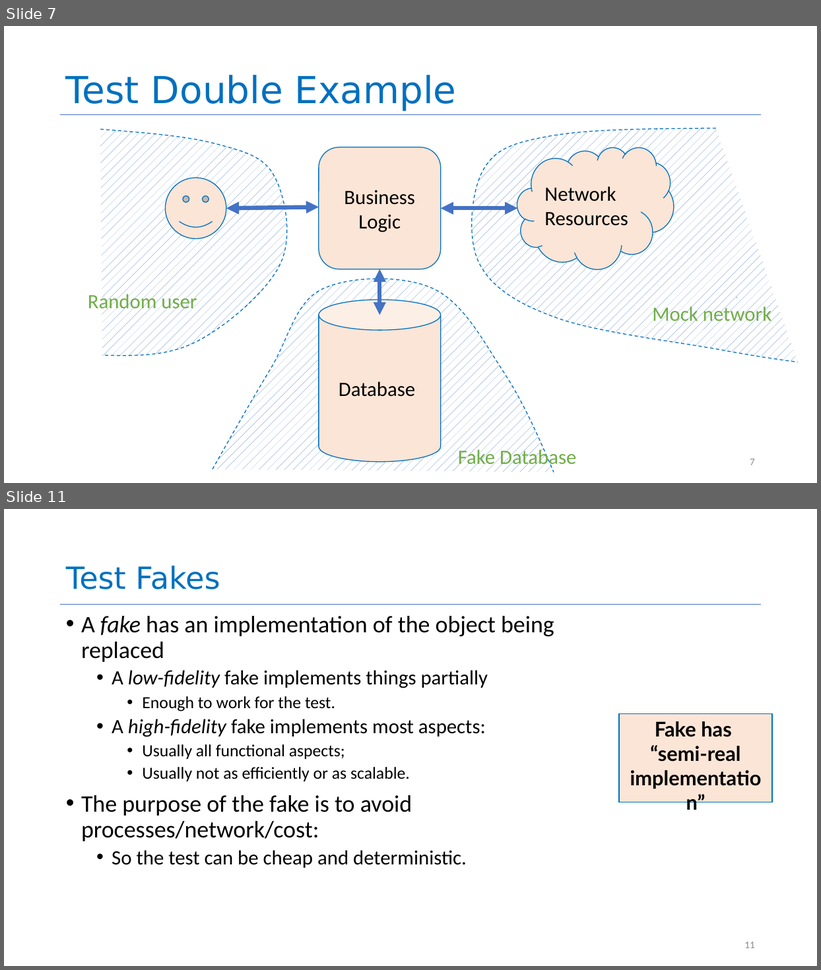
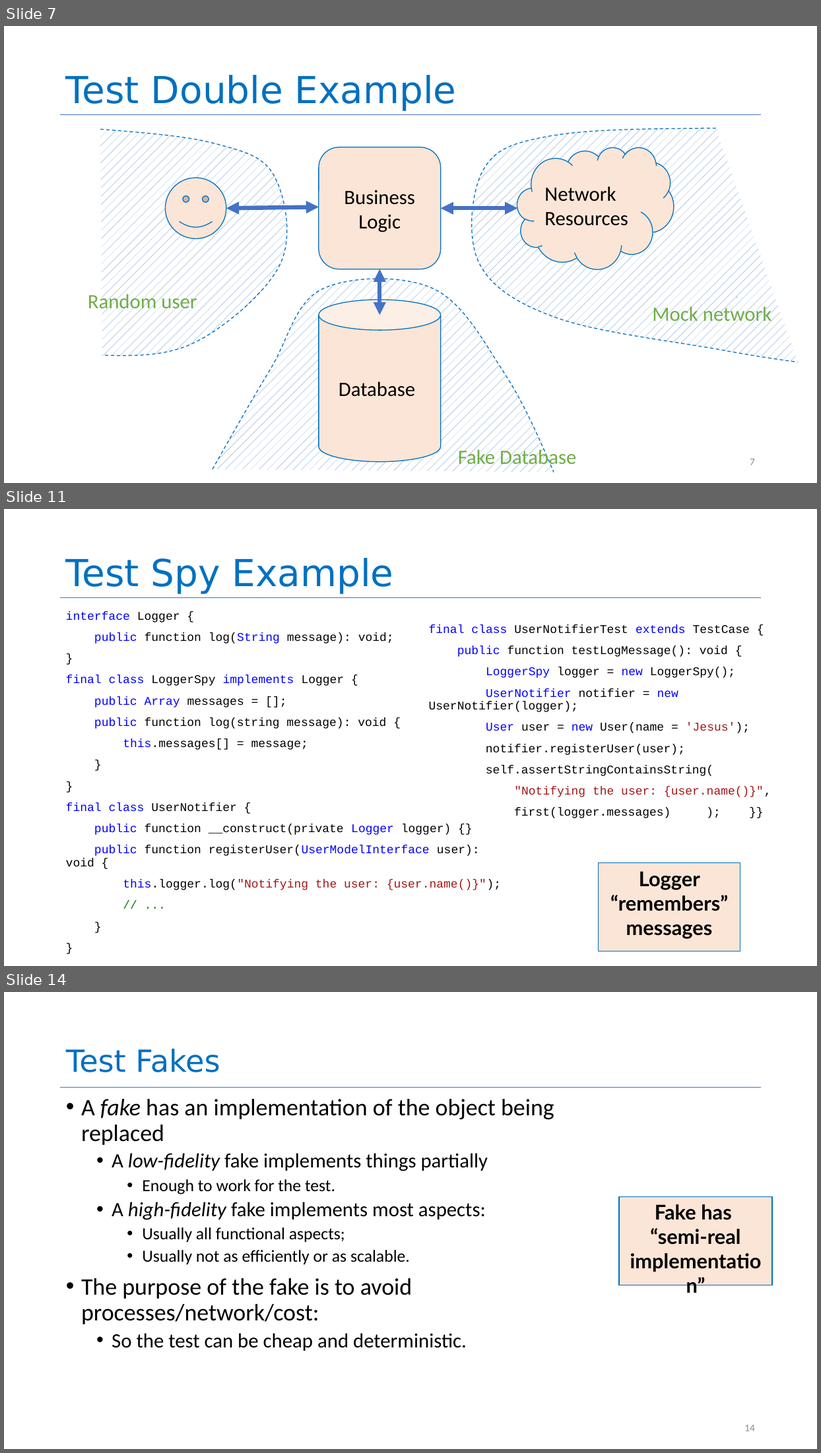
Before and after one commit to neu-se/CS4530-Spring-2022, a slide deck: Slides/Lesson 5.3 Testing Systems.pptx. Shown one above the other, each under a label of ours: slides 7 and 11 before the commit, slides 7, 11 and 14 after it; the slides between them are not shown. The pictures are 821x970 and 821x1453 pixels, drawn with LibreOffice and Linux fonts; fonts in the diff are those of the drawing. Boxes give left, top, right and bottom in pixels: in the first picture for what was removed or moved away, otherwise in the second. Text is boxed around its words. In the diff, an @@ line names an element or a change of style, - is before the commit and + after.

```diff
--- a/Slides/Lesson 5.3 Testing Systems.pptx
+++ b/Slides/Lesson 5.3 Testing Systems.pptx
@@ slide 11 added at (4, 509, 817, 966), background #FFFFFF; not listed: 1 template element that a slide beside it also shows @@
@@ title added at (66, 558, 394, 594), 44 pt, text #0070C0 @@
+Test Spy Example
@@ text added at (66, 611, 501, 890), 14 pt, text #000000 @@
+interface Logger {
+public function log(String message): void;
+}
+final class LoggerSpy implements Logger {
+public Array messages = [];
+public function log(string message): void {
+this.messages[] = message;
+}
+}
+final class UserNotifier {
+public function __construct(private Logger logger) {}
+public function registerUser(UserModelInterface user): void {
+this.logger.log("Notifying the user: {user.name()}");
+// ...
+}
+}
@@ text added at (429, 625, 772, 819), 14 pt, text #000000 @@
+final class UserNotifierTest extends TestCase {
+public function testLogMessage(): void {
+LoggerSpy logger = new LoggerSpy();
+UserNotifier notifier = new UserNotifier(logger);
+User user = new User(name = 'Jesus');
+notifier.registerUser(user);
+self.assertStringContainsString(
+"Notifying the user: {user.name()}",
+first(logger.messages) ); }}
@@ rectangle added at (599, 863, 741, 952), fill #FBE5D6, outline #0070C0 1 pt, 24 pt, text #000000, bold @@
+Logger “remembers” messages
@@ what was slide 11 is now slide 14 @@
@@ page number at (745, 1425, 755, 1432): text changed @@
-11
+14
```
Also in this commit, not shown: 7 slides changed, 3 other slides added.
